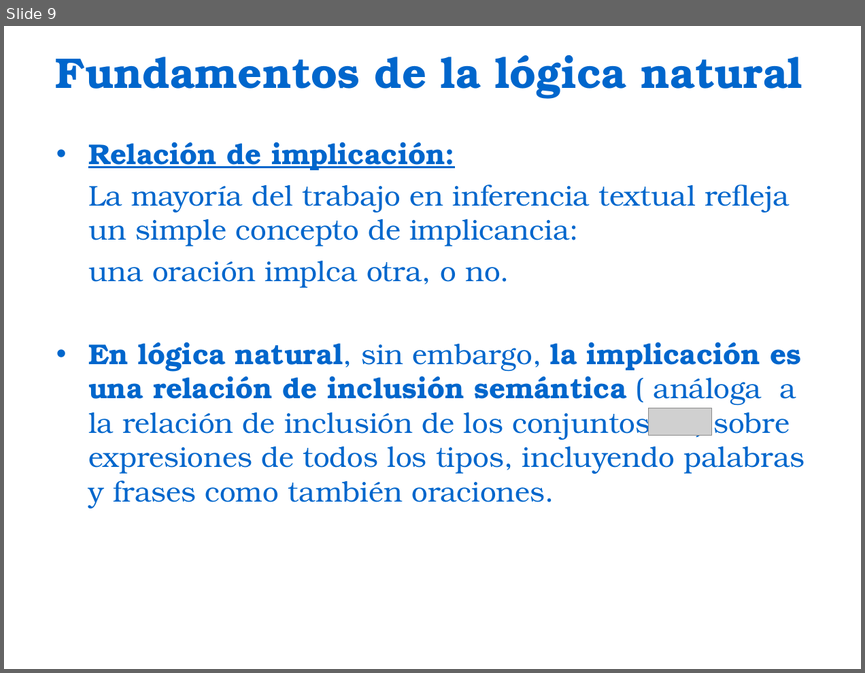
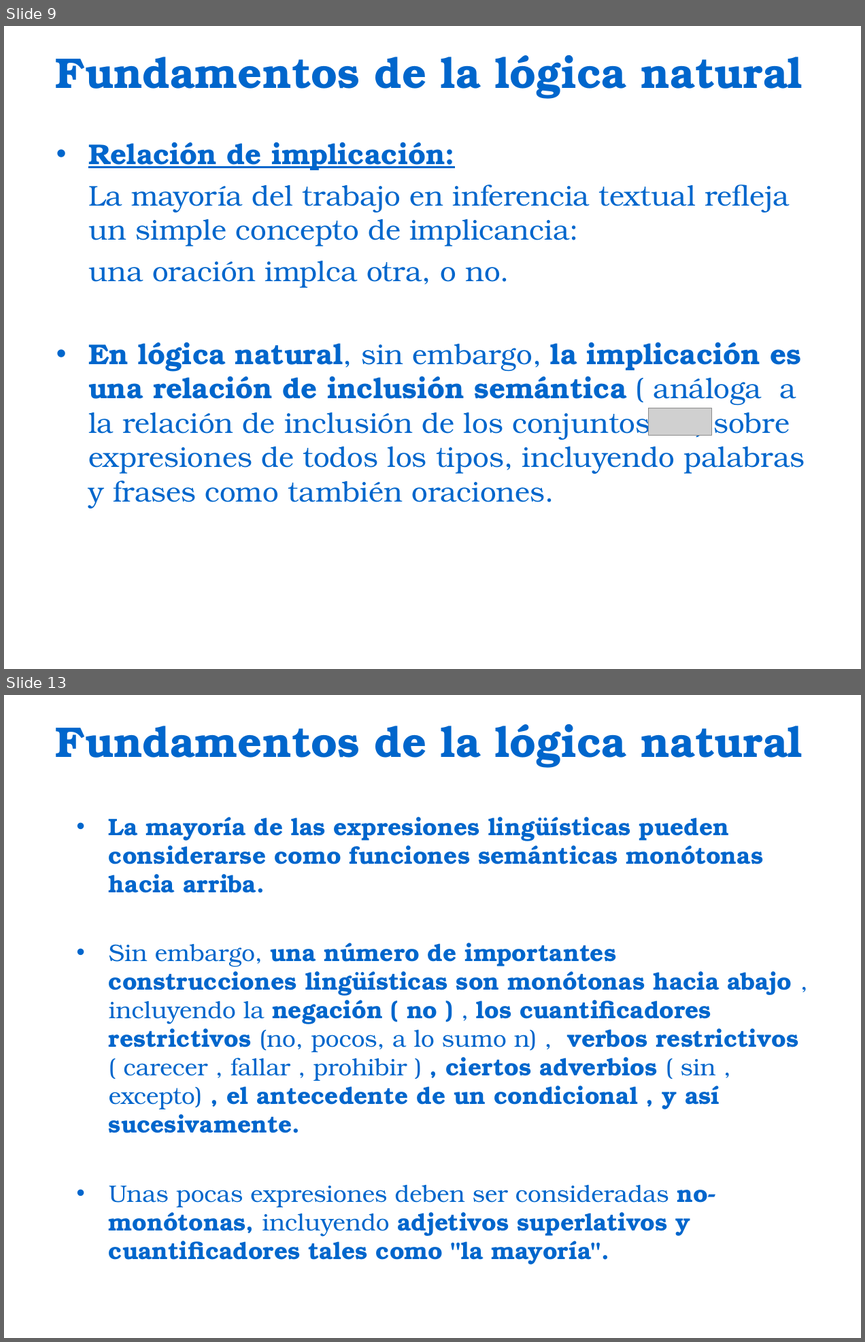
Before and after one commit to bestiapop/tangerine, a slide deck: Natural Logic for Textual Inference.ppt. Shown one above the other, each under a label of ours: slide 9 before the commit, slides 9 and 13 after it; the slides between them are not shown. The pictures are 865x673 and 865x1342 pixels, drawn with LibreOffice and Linux fonts; fonts in the diff are those of the drawing; grey boxes stand for pictures; background and template pictures are left out. Boxes give left, top, right and bottom in pixels: in the first picture for what was removed or moved away, otherwise in the second. Text is boxed around its words. In the diff, an @@ line names an element or a change of style, - is before the commit and + after.

```diff
--- a/Natural Logic for Textual Inference.ppt
+++ b/Natural Logic for Textual Inference.ppt
@@ slide 13 added at [4,695,861,1338], background picture (left out) @@
@@ title added at [55,724,802,768], 36 pt, text #0066CC, bold @@
+Fundamentos de la lógica natural
@@ text added at [109,817,799,1264], 20 pt, text #0066CC, bold @@
+• La mayoría de las expresiones lingüísticas pueden considerarse como funciones semánticas monótonas hacia arriba.
+• Sin embargo, una número de importantes construcciones lingüísticas son monótonas hacia abajo , incluyendo la negación ( no ) , los cuantificadores restrictivos (no, pocos, a lo sumo n) , verbos restrictivos ( carecer , fallar , prohibir ) , ciertos adverbios ( sin , excepto) , el antecedente de un condicional , y así sucesivamente.
+• Unas pocas expresiones deben ser consideradas no- monótonas, incluyendo adjetivos superlativos y cuantificadores tales como "la mayoría".
```
Also in this commit, not shown: 3 slides changed, 8 other slides added, 2 slides removed.
